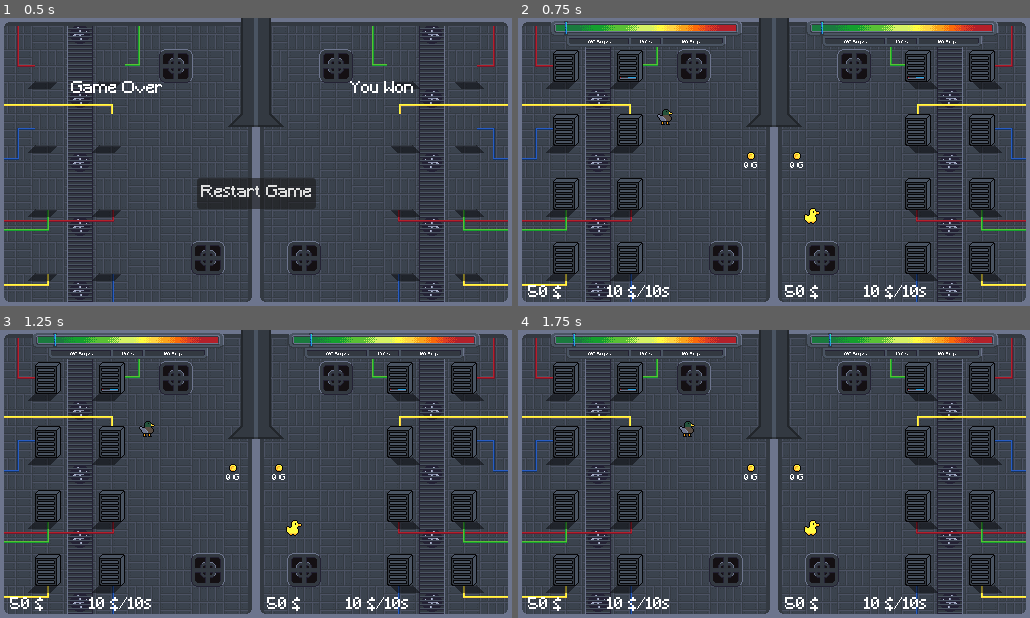
Above: before the commit, frames 1-4 (two rows, left to right).
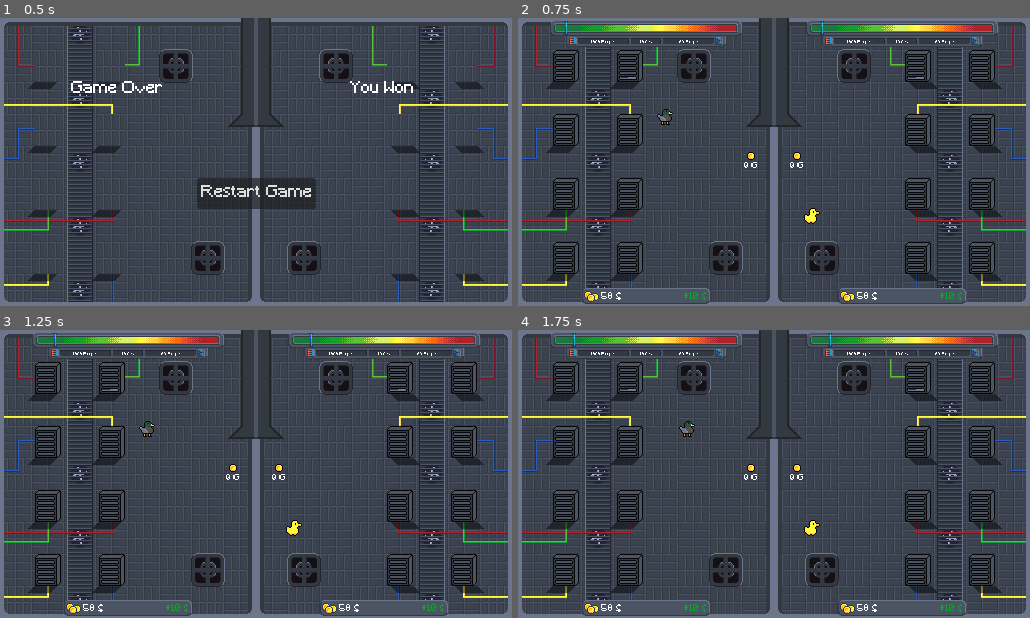
Above: after the commit, the same moments.

Repository: Joinsider/HetznerGamejam2025
Game: Godot game, scene res://scene/GameOver.tscn
Two runs of this game, one before a commit and one after it. Both use one fixed random seed, a clock stepped at 60 frames per second and the inputs below.
Inputs:
- Up to frame 1 (0.5 s): no input
- Up to frame 2 (0.75 s): click "Restart Game" at 0.5 s
- Up to frame 3 (1.25 s): no input
- Up to frame 4 (1.75 s): tap Enter at 1.25 s; hold D (player0_right) from 1.28 s (still down); tap E (player0_interact) at 1.35 s

Frame 1 is identical in both runs. In frame 2, 2.1% of the frame differs, in the area x 1-91%, y 6-100%; in frame 3, 2.1%; in frame 4, 2.1%.

Commit message:
Added better statistics

Diff:
--- a/scene/demandDisplay.tscn
+++ b/scene/demandDisplay.tscn
@@ -27,16 +27,16 @@
 [node name="Demand" type="Label" parent="."]
 offset_left = 17.0
 offset_top = 12.0
-offset_right = 232.0
+offset_right = 202.0
 offset_bottom = 28.0
 scale = Vector2(0.275, 0.275)
 text = "100.000 Req./s"
 horizontal_alignment = 1
 
 [node name="Performance" type="Label" parent="."]
-offset_left = -77.0
+offset_left = -68.0
 offset_top = 12.0
-offset_right = 138.0
+offset_right = 114.0
 offset_bottom = 28.0
 scale = Vector2(0.275, 0.275)
 text = "150.000 Req./s"
--- a/scene/main.tscn
+++ b/scene/main.tscn
@@ -146,7 +146,7 @@
 Player = 1
 
 [node name="Statistics" parent="." instance=ExtResource("5_0ha60")]
-position = Vector2(10, 267)
+position = Vector2(64, 270)
 
 [node name="HopperMoney" parent="." instance=ExtResource("6_4j5ol")]
 position = Vector2(233, 126)
@@ -156,7 +156,7 @@
 Player = 1
 
 [node name="Statistics2" parent="." instance=ExtResource("5_0ha60")]
-position = Vector2(267, 267)
+position = Vector2(320, 270)
 Player = 1
 
 [node name="DemandDisplay" parent="." instance=ExtResource("7_p1hux")]
--- a/scene/statistics.tscn
+++ b/scene/statistics.tscn
@@ -1,20 +1,35 @@
-[gd_scene load_steps=3 format=3 uid="uid://dqf88ncyxgbw3"]
+[gd_scene load_steps=5 format=3 uid="uid://dqf88ncyxgbw3"]
 
 [ext_resource type="Script" uid="uid://b65kdm1uwvks2" path="res://scripts/statistics.gd" id="1_okfgd"]
+[ext_resource type="Texture2D" uid="uid://dju8pn6u1r6jk" path="res://sprites/statistics.png" id="2_koqns"]
 
 [sub_resource type="LabelSettings" id="LabelSettings_okfgd"]
+
+[sub_resource type="LabelSettings" id="LabelSettings_koqns"]
+font_color = Color(0.0784314, 0.627451, 0.180392, 1)
 
 [node name="Statistics" type="Node2D"]
 script = ExtResource("1_okfgd")
 
+[node name="LeftBackground" type="Sprite2D" parent="."]
+texture = ExtResource("2_koqns")
+centered = false
+
 [node name="Money" type="Label" parent="."]
-offset_right = 40.0
-offset_bottom = 16.0
+offset_left = 19.0
+offset_top = 4.0
+offset_right = 59.0
+offset_bottom = 20.0
+scale = Vector2(0.6, 0.6)
 text = "0 G"
 label_settings = SubResource("LabelSettings_okfgd")
 
 [node name="Income" type="Label" parent="."]
-offset_left = 79.0
-offset_right = 119.0
-offset_bottom = 16.0
+offset_left = 77.0
+offset_top = 4.0
+offset_right = 157.0
+offset_bottom = 20.0
+scale = Vector2(0.6, 0.6)
 text = "0 G/10s"
+label_settings = SubResource("LabelSettings_koqns")
+horizontal_alignment = 2
--- a/scripts/statistics.gd
+++ b/scripts/statistics.gd
@@ -16,6 +16,6 @@
 	_set_income(income)
 
 func _set_income(income: int) -> void:
-	$Income.text = str(income) + " $/10s"
+	$Income.text = "+" + str(income)  + " $"
 func _set_coins(coins: int) -> void:
 	$Money.text = str(coins) + " $"
Not shown: 1 places in scene/GameOver.tscn that only renumber resources
Binary file changed: sprites/demand-bar.png
Binary file added: sprites/statistics.png
Not shown, added: sprites/statistics.png.import
